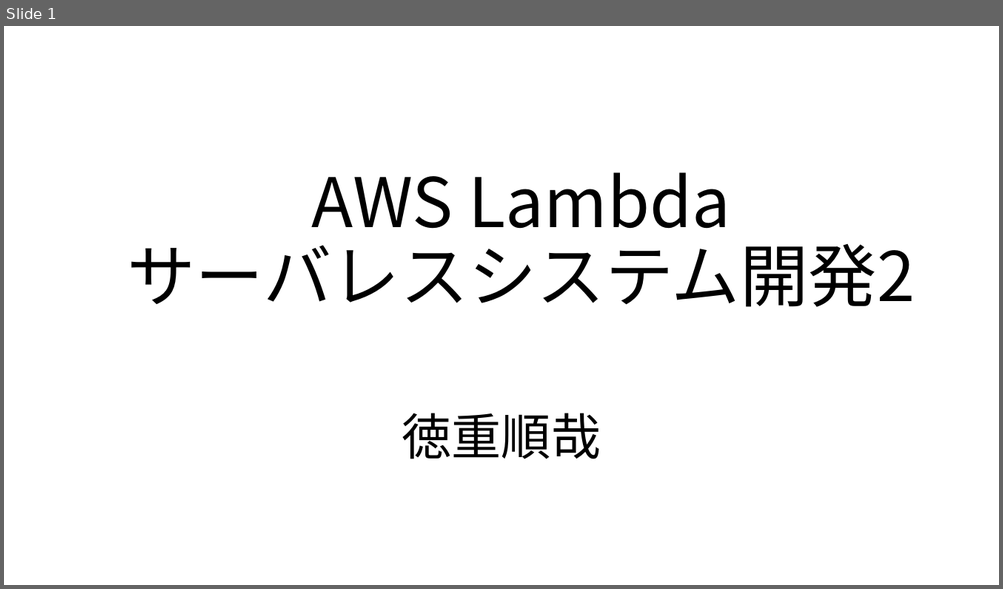
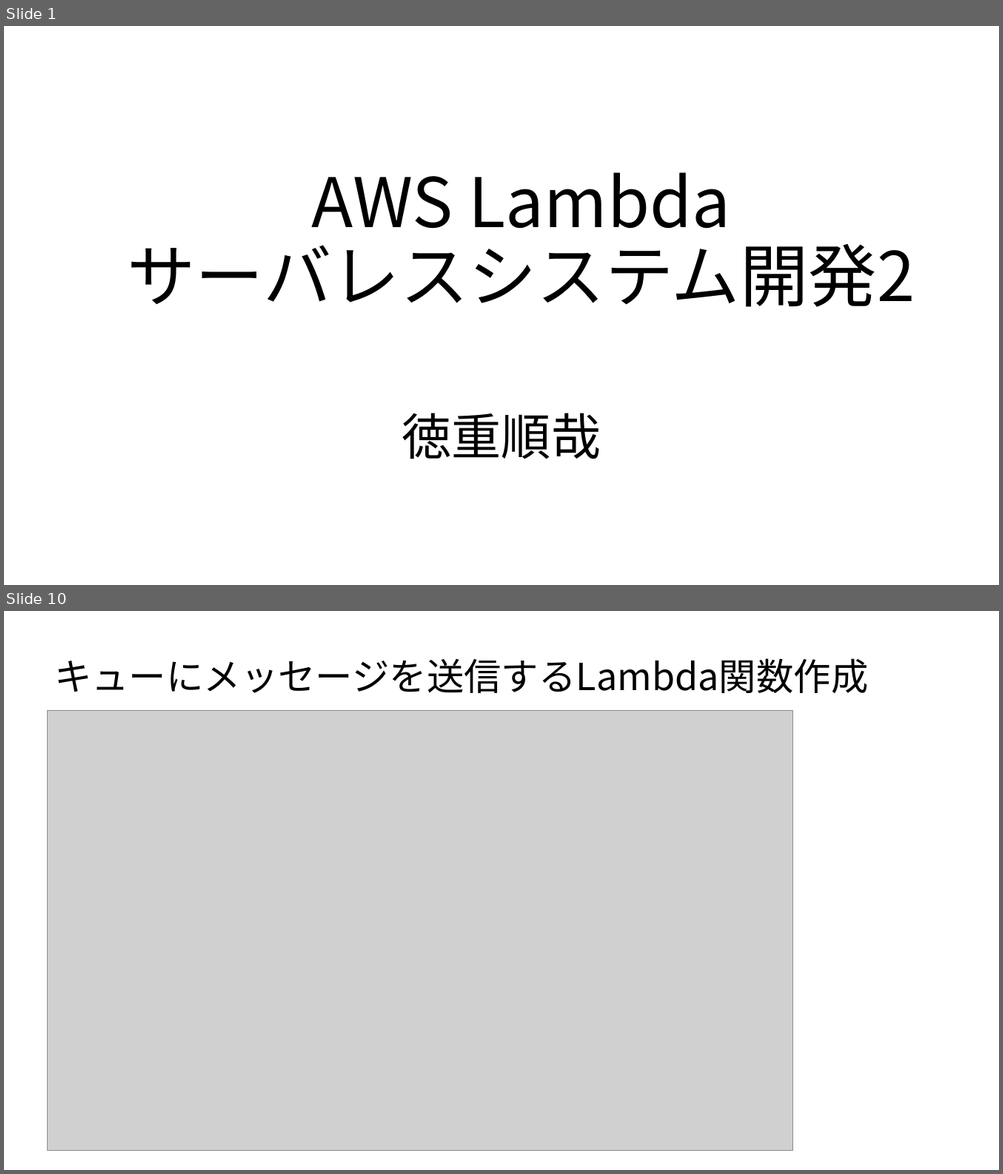
Before and after one commit to TokushigeJunya/test, a slide deck: AWSLambdaサーバレスシステム開発2.pptx. Shown one above the other, each under a label of ours: slide 1 before the commit, slides 1 and 10 after it; the slides between them are not shown. The pictures are 1003x589 and 1003x1174 pixels, drawn with LibreOffice and Linux fonts; fonts in the diff are those of the drawing; grey boxes stand for pictures. Boxes give left, top, right and bottom in pixels: in the first picture for what was removed or moved away, otherwise in the second. Text is boxed around its words. In the diff, an @@ line names an element or a change of style, - is before the commit and + after.

```diff
--- a/AWSLambdaサーバレスシステム開発2.pptx
+++ b/AWSLambdaサーバレスシステム開発2.pptx
@@ slide 10 added at [4,611,999,1170], background #FFFFFF @@
@@ text added at [54,658,868,693], 36 pt, text #000000 @@
+キューにメッセージを送信するLambda関数作成
@@ picture added at [47,711,793,1150] @@
```
Also in this commit, not shown: 1 slide changed, 16 other slides added.
